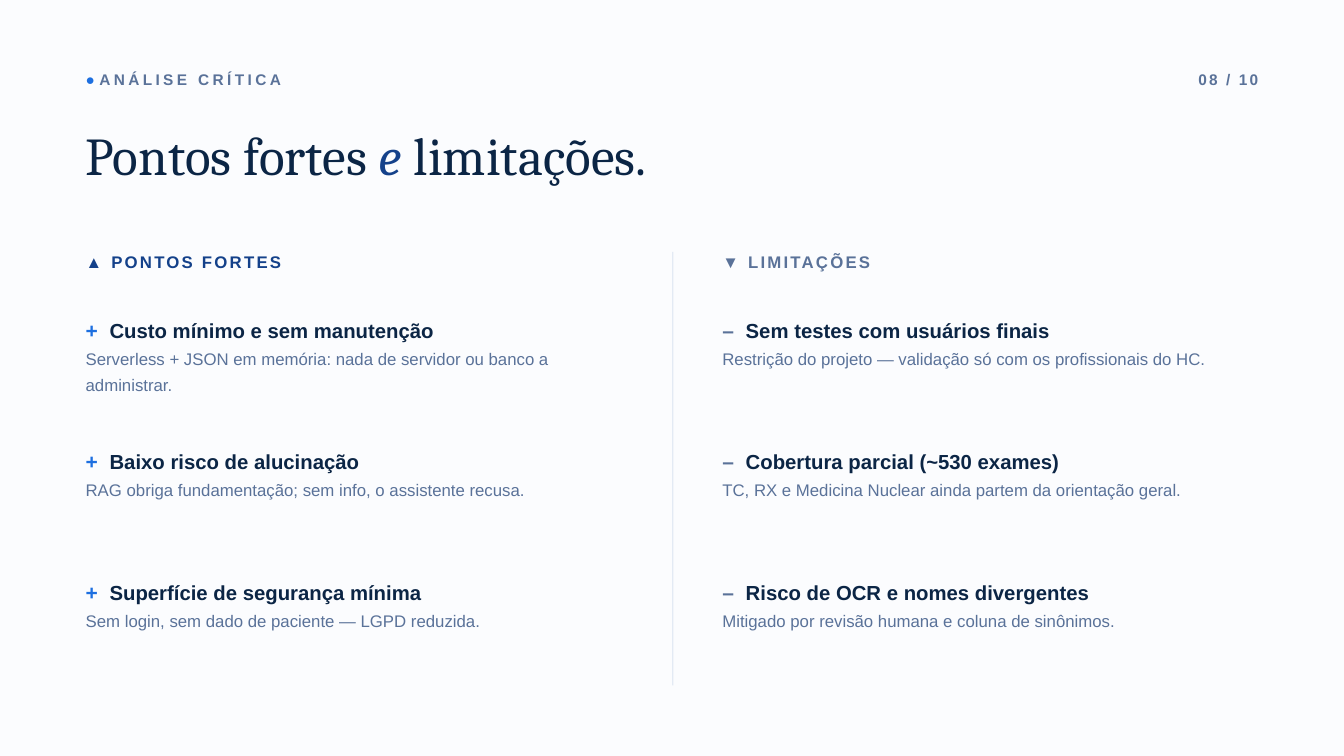
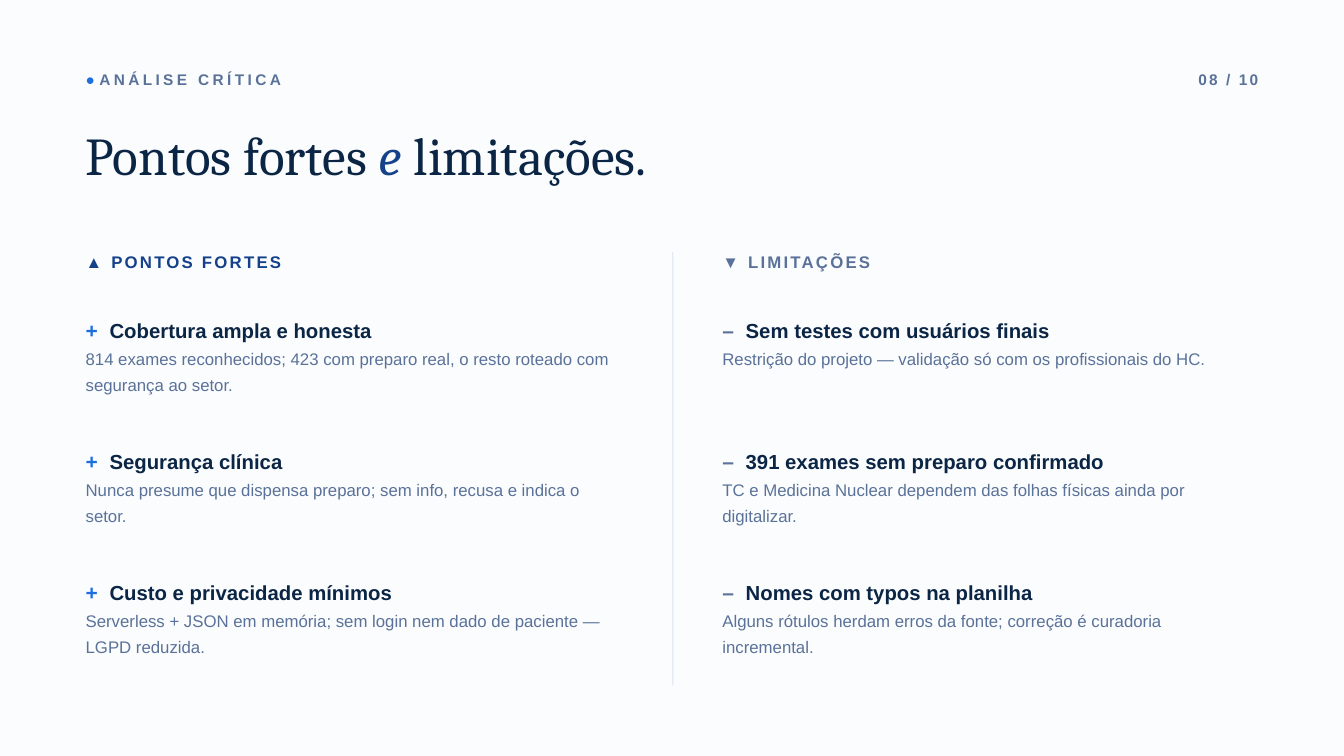
Before and after one commit to ata1de/hc-ufpe-exam-assistant, a slide deck: slide 9 of docs/Apresentacao_HC-UFPE.pptx. Drawn at 1344x756 pixels with LibreOffice and Linux fonts; fonts in the diff are those of the drawing. Boxes give left, top, right and bottom in pixels: in the first picture for what was removed or moved away, otherwise in the second. Text is boxed around its words. In the diff, an @@ line names an element or a change of style, - is before the commit and + after.

```diff
--- a/docs/Apresentacao_HC-UFPE.pptx
+++ b/docs/Apresentacao_HC-UFPE.pptx
@@ text at <box>86,323,609,395</box>: text changed @@
-+ Custo mínimo e sem manutenção
-Serverless + JSON em memória: nada de servidor ou banco a administrar.
++ Cobertura ampla e honesta
+814 exames reconhecidos; 423 com preparo real, o resto roteado com segurança ao setor.
@@ text at <box>86,454,579,522</box>: text changed @@
-+ Baixo risco de alucinação
-RAG obriga fundamentação; sem info, o assistente recusa.
++ Segurança clínica
+Nunca presume que dispensa preparo; sem info, recusa e indica o setor.
@@ text at <box>722,454,1184,526</box>: text changed @@
-– Cobertura parcial (~530 exames)
-TC, RX e Medicina Nuclear ainda partem da orientação geral.
+– 391 exames sem preparo confirmado
+TC e Medicina Nuclear dependem das folhas físicas ainda por digitalizar.
@@ text at <box>86,585,578,653</box>: text changed @@
-+ Superfície de segurança mínima
-Sem login, sem dado de paciente — LGPD reduzida.
++ Custo e privacidade mínimos
+Serverless + JSON em memória; sem login nem dado de paciente — LGPD reduzida.
@@ text at <box>722,585,1161,653</box>: text changed @@
-– Risco de OCR e nomes divergentes
-Mitigado por revisão humana e coluna de sinônimos.
+– Nomes com typos na planilha
+Alguns rótulos herdam erros da fonte; correção é curadoria incremental.
```
Also in this commit, not shown: 8 other slides changed.
